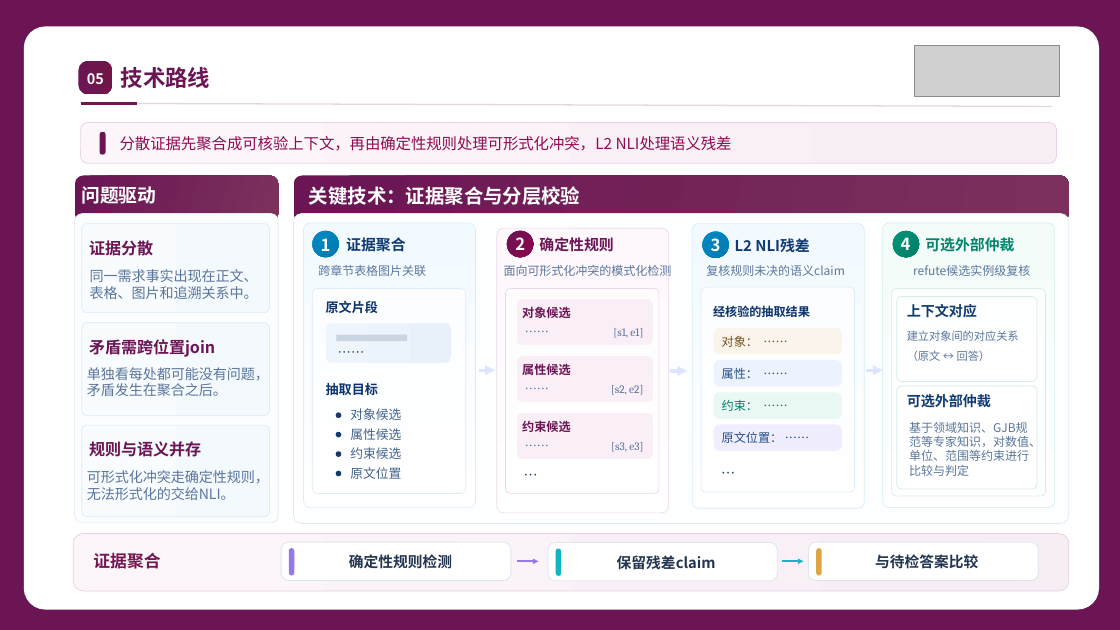
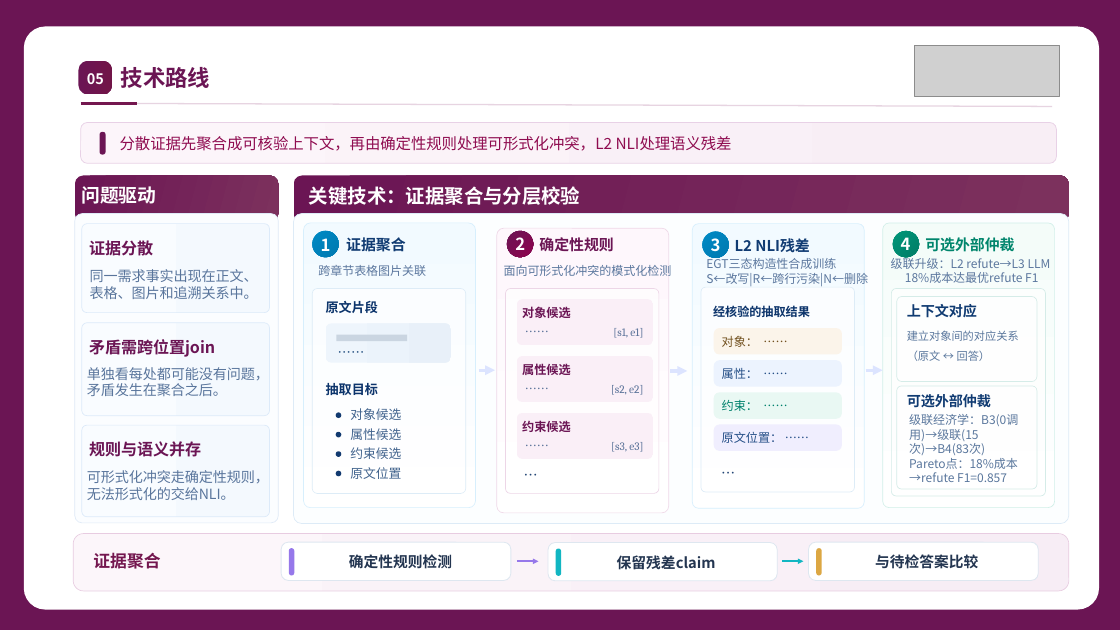
Before and after one commit to hongshi1/data-clean, a slide deck: slide 6 of docs/srs_project/paper/scenario1_aligned_to_scene3_4.pptx. Drawn at 1120x630 pixels with LibreOffice and Linux fonts; fonts in the diff are those of the drawing; grey boxes stand for pictures. Boxes give left, top, right and bottom in pixels: in the first picture for what was removed or moved away, otherwise in the second. Text is boxed around its words. In the diff, an @@ line names an element or a change of style, - is before the commit and + after.

```diff
--- a/docs/srs_project/paper/scenario1_aligned_to_scene3_4.pptx
+++ b/docs/srs_project/paper/scenario1_aligned_to_scene3_4.pptx
@@ text at (x1=706, y1=256, x2=868, y2=286): text changed @@
-复核规则未决的语义claim
+EGT三态构造性合成训练
+S←改写|R←跨行污染|N←删除
@@ text at (x1=891, y1=255, x2=1051, y2=283): text changed @@
-refute候选实例级复核
+级联升级：L2 refute→L3 LLM
+18%成本达最优refute F1
@@ text at (x1=909, y1=414, x2=1018, y2=482): text changed @@
-基于领域知识、GJB规范等专家知识，对数值、单位、范围等约束进行比较与判定
+级联经济学：B3(0调用)→级联(15次)→B4(83次)
+Pareto点：18%成本→refute F1=0.857
```
Also in this commit, not shown: 6 other slides changed, 1 other file.
